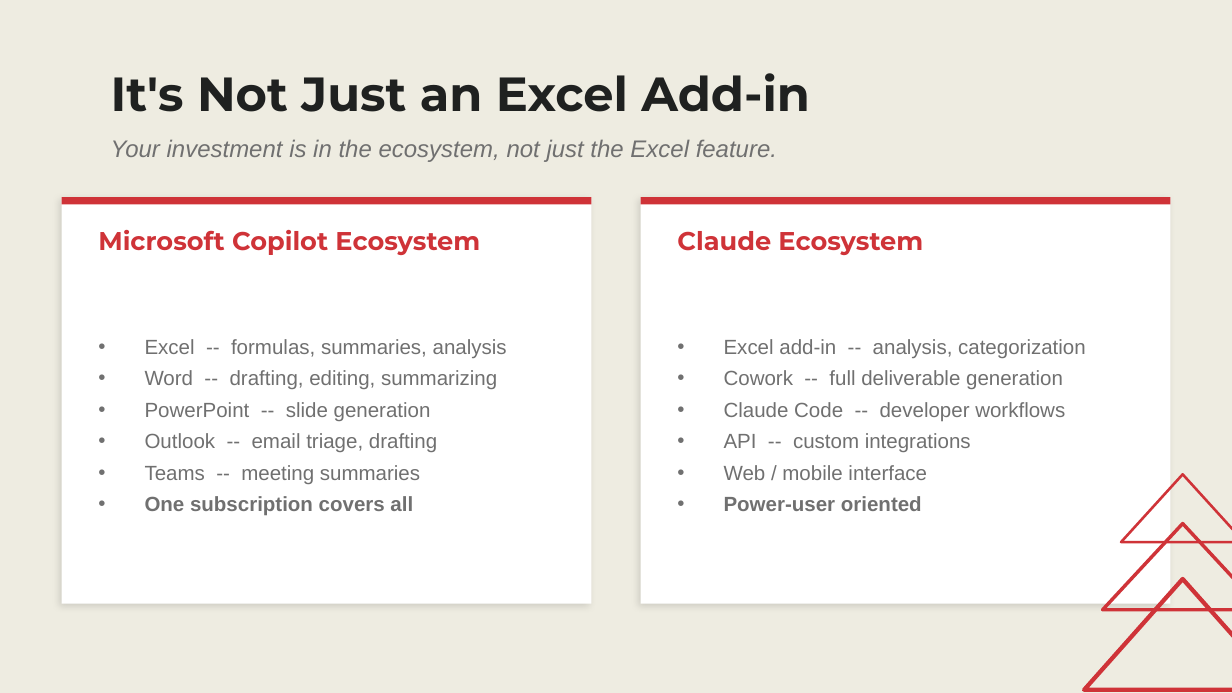
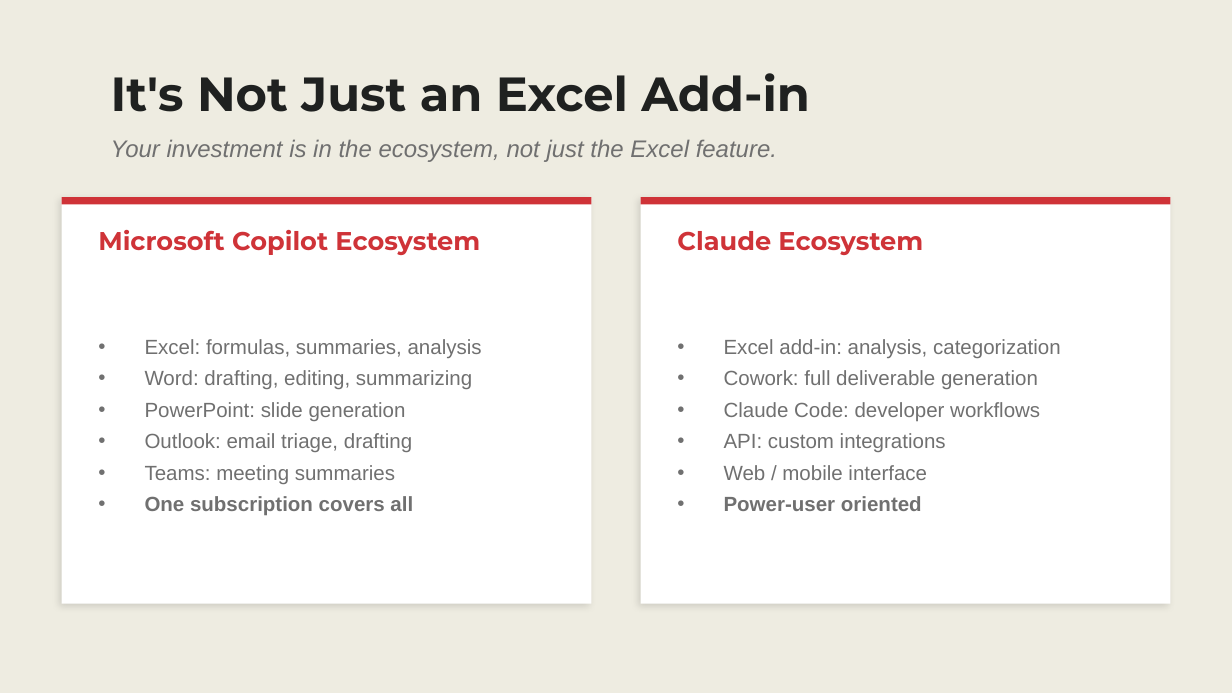
Before and after one commit to stringfestdata/copilot-opus-vs-claude-excel-addin, a slide deck: slide 14 of Copilot vs Claude Slides.pptx. Drawn at 1232x693 pixels with LibreOffice and Linux fonts; fonts in the diff are those of the drawing. Boxes give left, top, right and bottom in pixels: in the first picture for what was removed or moved away, otherwise in the second. Text is boxed around its words. In the diff, an @@ line names an element or a change of style, - is before the commit and + after.

```diff
--- a/Copilot vs Claude Slides.pptx
+++ b/Copilot vs Claude Slides.pptx
@@ text at bbox=[145, 339, 482, 484]: text changed @@
-• Excel -- formulas, summaries, analysis
-• Word -- drafting, editing, summarizing
-• PowerPoint -- slide generation
-• Outlook -- email triage, drafting
-• Teams -- meeting summaries
+• Excel: formulas, summaries, analysis
+• Word: drafting, editing, summarizing
+• PowerPoint: slide generation
+• Outlook: email triage, drafting
+• Teams: meeting summaries
@@ text at bbox=[724, 339, 1061, 452]: text changed @@
-• Excel add-in -- analysis, categorization
-• Cowork -- full deliverable generation
-• Claude Code -- developer workflows
-• API -- custom integrations
+• Excel add-in: analysis, categorization
+• Cowork: full deliverable generation
+• Claude Code: developer workflows
+• API: custom integrations
@@ triangle removed at bbox=[1121, 474, 1232, 542] @@
@@ triangle removed at bbox=[1103, 524, 1232, 610] @@
@@ triangle removed at bbox=[1084, 579, 1232, 690] @@
```
Also in this commit, not shown: 24 other slides changed, 5 other files.
